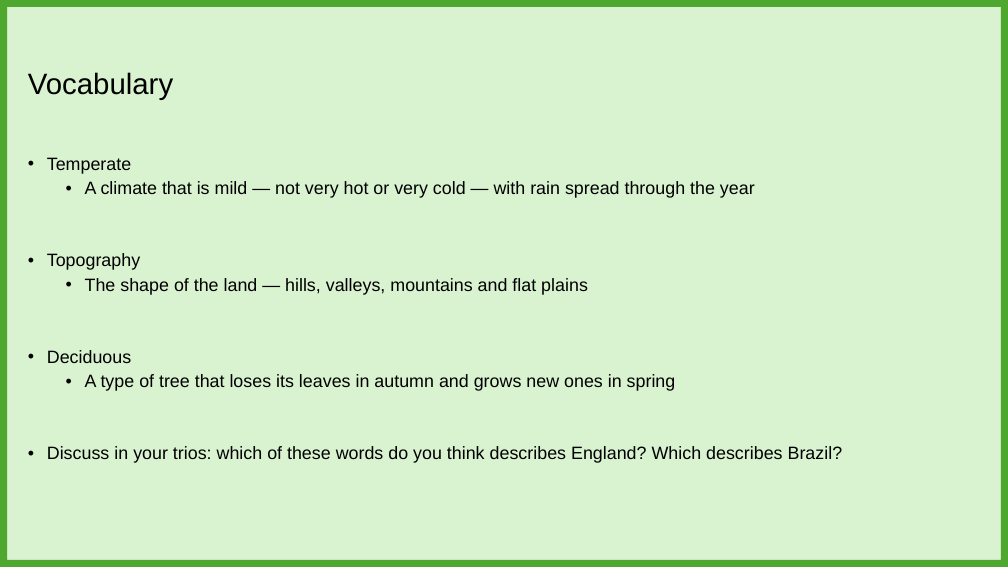
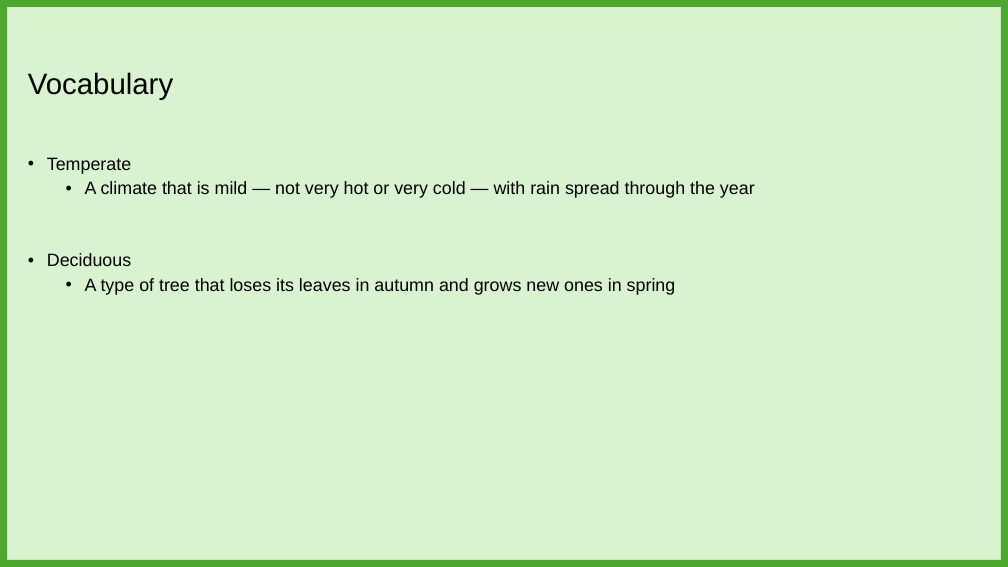
Before and after one commit to imcl75/claude_files, a slide deck: slide 8 of Geography/T6W4_L3_Geographers_England_Physical_Geography.pptx. Drawn at 1008x567 pixels with LibreOffice and Linux fonts; fonts in the diff are those of the drawing; background and template pictures are left out. Boxes give left, top, right and bottom in pixels: in the first picture for what was removed or moved away, otherwise in the second. Text is boxed around its words. In the diff, an @@ line names an element or a change of style, - is before the commit and + after.

Commit message:
Fix connections pairing + LO overlap + topography slide

```diff
--- a/Geography/T6W4_L3_Geographers_England_Physical_Geography.pptx
+++ b/Geography/T6W4_L3_Geographers_England_Physical_Geography.pptx
@@ text at (47,253,588,295): paragraphs removed @@
-• Topography
-  • The shape of the land — hills, valleys, mountains and flat plains
@@ text at (47,446,843,463): paragraph removed @@
-• Discuss in your trios: which of these words do you think describes England? Which describes Brazil?
```
Also in this commit, not shown: 2 other slides changed, 1 slide added.
